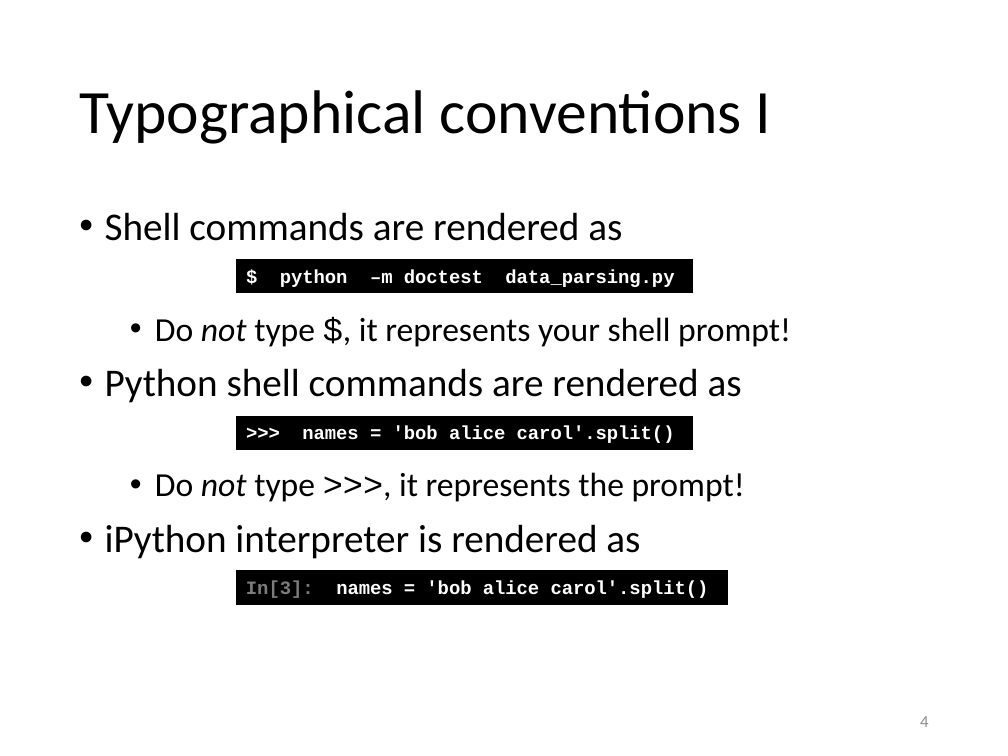
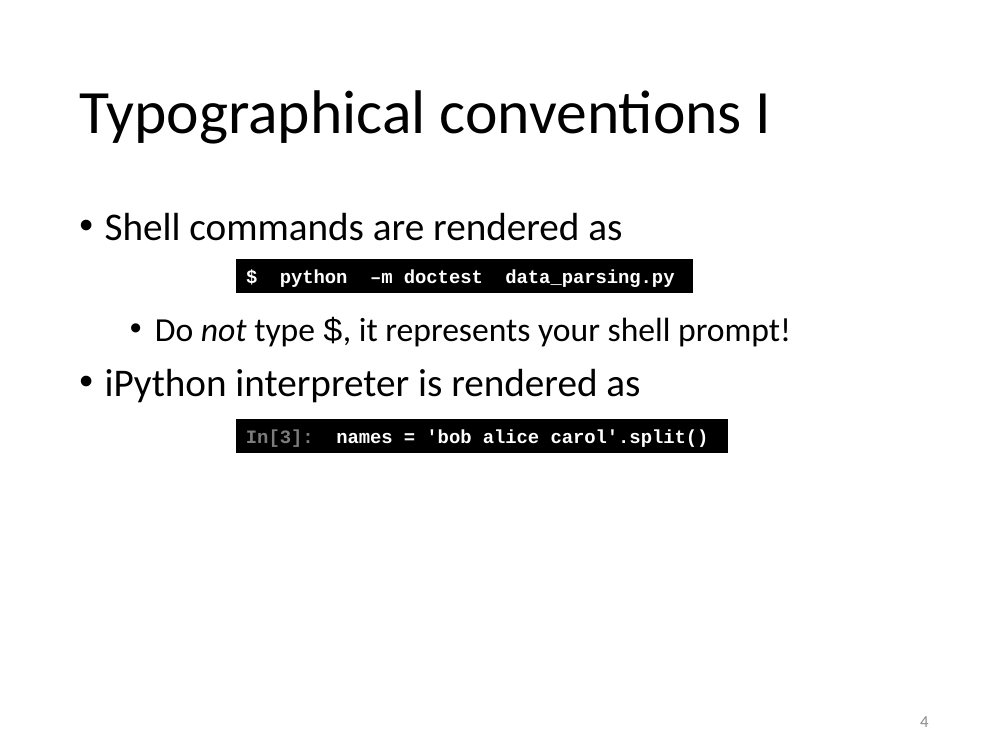
Before and after one commit to gjbex/Python-for-HPC, a slide deck: slide 4 of python_for_hpc.pptx. Drawn at 1008x756 pixels with LibreOffice and Linux fonts; fonts in the diff are those of the drawing. Boxes give left, top, right and bottom in pixels: in the first picture for what was removed or moved away, otherwise in the second. Text is boxed around its words. In the diff, an @@ line names an element or a change of style, - is before the commit and + after.

Commit message:
Fix typos

```diff
--- a/python_for_hpc.pptx
+++ b/python_for_hpc.pptx
@@ text at [105,368,745,502]: paragraphs removed @@
-• Python shell commands are rendered as
-  • Do not type >>>, it represents the prompt!
@@ rectangle "In[3]: names = 'bob alice ...": place and size @@
-rectangle "In[3]: names = 'bob alice ..." at [236,572,727,605]
+rectangle "In[3]: names = 'bob alice ..." at [236,419,727,453]
@@ rectangle removed at [236,416,692,450] @@
->>> names = 'bob alice carol'.split()
```
Also in this commit, not shown: 1 other slide changed.
